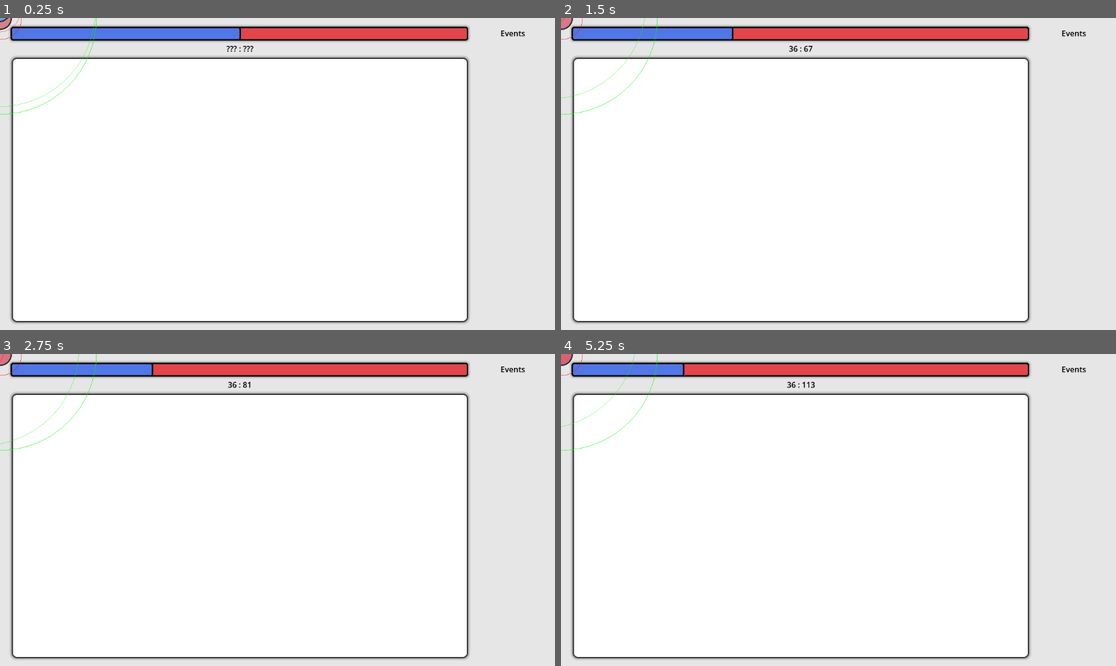
Above: before the commit, frames 1-4 (two rows, left to right).
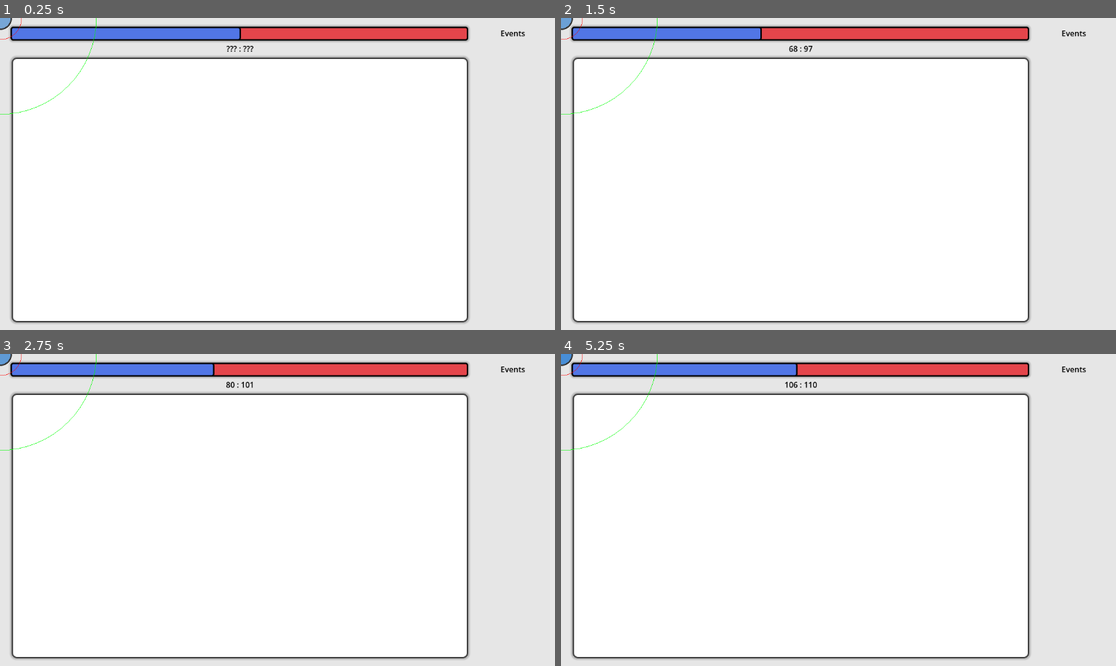
Above: after the commit, the same moments.

Repository: s7eamy/social-bubbles
Game: Godot game, scene res://test_eimantas.tscn
The game is run twice, just before and just after one commit, with the same random seed, the same clock (stepped at 60 frames per second) and the same inputs. This scene is started directly instead of the project's main scene.
Inputs:
- Up to frame 1 (0.25 s): no input
- Up to frame 2 (1.5 s): no input
- Up to frame 3 (2.75 s): no input
- Up to frame 4 (5.25 s): no input

The runs differ from the first frame. In frame 1, 0.1% of the frame differs, in the area x 0-18%, y 0-31%; in frame 2, 0.3%; in frame 3, 0.6%; in frame 4, 1.0%, in the area x 0-47%, y 0-31%.

Commit message:
refactor: use randi instead of randf for integers

Diff:
--- a/scenes/unit/unit.gd
+++ b/scenes/unit/unit.gd
@@ -43,7 +43,7 @@
 func _ready() -> void:
 	randomize()
 	update_interval = randf_range(0.1, 0.9)
-	media_literacy_score = randf_range(MEDIA_LITERACY_STARTING_VALUE_MIN_LIMIT, MEDIA_LITERACY_STARTING_VALUE_MAX_LIMIT);
+	media_literacy_score = randi_range(MEDIA_LITERACY_STARTING_VALUE_MIN_LIMIT, MEDIA_LITERACY_STARTING_VALUE_MAX_LIMIT);
 	update_color()
 
 func _draw() -> void:
